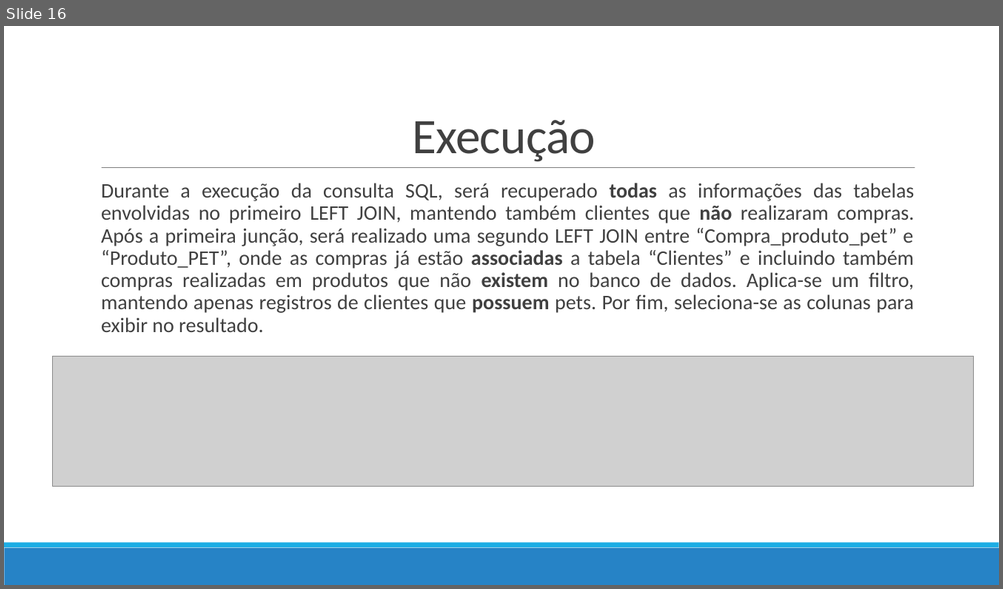
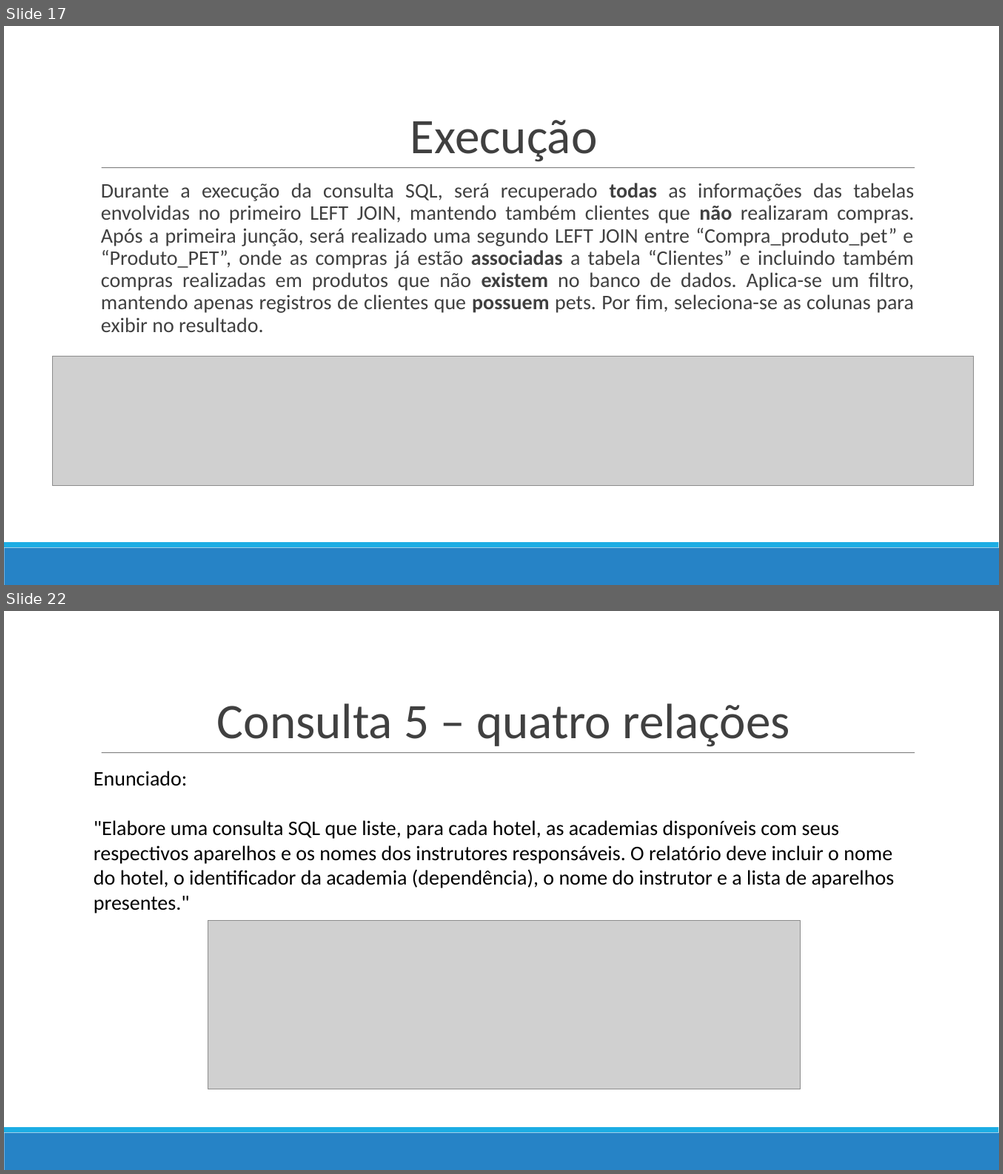
Before and after one commit to Marcos-Med/EpDB, a slide deck: docs/video 3.odp. Shown one above the other, each under a label of ours: slide 16 before the commit, slides 17 and 22 after it; the slides between them are not shown. The pictures are 1003x589 and 1003x1174 pixels, drawn with LibreOffice and Linux fonts; fonts in the diff are those of the drawing; grey boxes stand for pictures. Boxes give left, top, right and bottom in pixels: in the first picture for what was removed or moved away, otherwise in the second. Text is boxed around its words. In the diff, an @@ line names an element or a change of style, - is before the commit and + after.

Commit message:
adicionando consultas
4 - Having, 5 - quatro relações e 6 - uma relação x dois papéis

```diff
--- a/docs/video 3.odp
+++ b/docs/video 3.odp
@@ slide 22 added at (x1=4, y1=611, x2=999, y2=1170), background #FFFFFF; not listed: 3 template elements that a slide beside it also shows @@
@@ text added at (x1=217, y1=703, x2=790, y2=747), 48 pt, text #404040 @@
+Consulta 5 – quatro relações
@@ text added at (x1=94, y1=771, x2=894, y2=914), 20 pt, text #000000 @@
+Enunciado:
+"Elabore uma consulta SQL que liste, para cada hotel, as academias disponíveis com seus respectivos aparelhos e os nomes dos instrutores responsáveis. O relatório deve incluir o nome do hotel, o identificador da academia (dependência), o nome do instrutor e a lista de aparelhos presentes."
@@ picture added at (x1=208, y1=920, x2=800, y2=1089) @@
@@ what was slide 16 is now slide 17 @@
@@ slide 17 changed as well @@
@@ text "Execução" at (x1=410, y1=120, x2=597, y2=162): letter spacing -0.5 to 0 pt @@
```
Also in this commit, not shown: 17 other slides changed, 14 other slides added, 12 slides removed.
